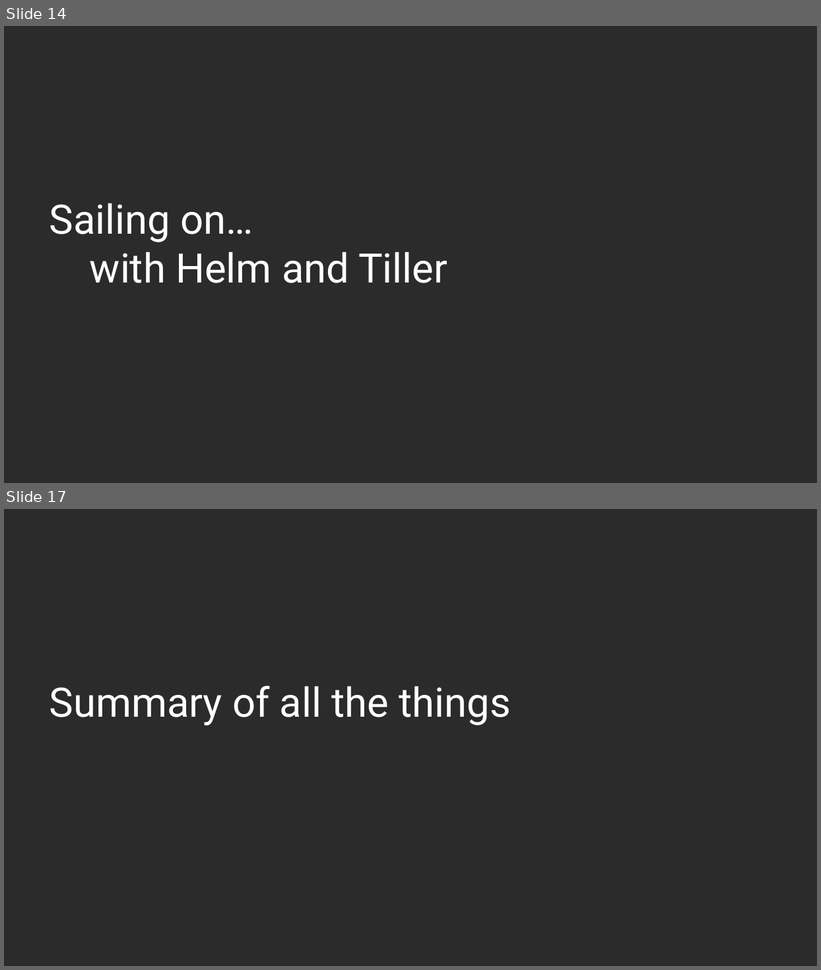
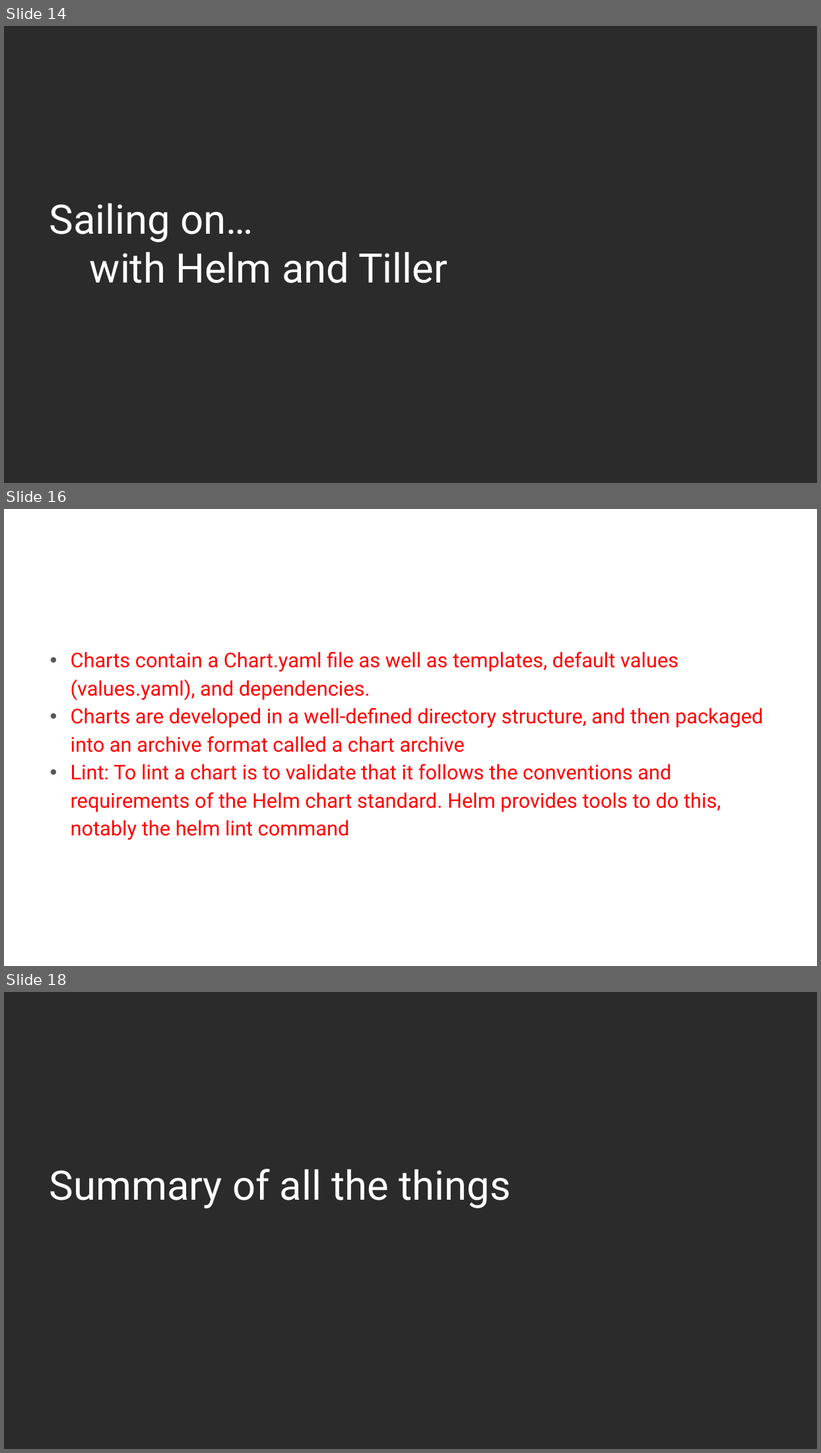
Before and after one commit to AutomatedIT/presentations, a slide deck: KubernetesMinikubeHelm_1.pptx. Shown one above the other, each under a label of ours: slides 14 and 17 before the commit, slides 14, 16 and 18 after it; the slides between them are not shown. The pictures are 821x970 and 821x1453 pixels, drawn with LibreOffice and Linux fonts; fonts in the diff are those of the drawing; background and template pictures are left out; a plain dark background stands for a picture behind light text. Boxes give left, top, right and bottom in pixels: in the first picture for what was removed or moved away, otherwise in the second. Text is boxed around its words. In the diff, an @@ line names an element or a change of style, - is before the commit and + after.

```diff
--- a/KubernetesMinikubeHelm_1.pptx
+++ b/KubernetesMinikubeHelm_1.pptx
@@ slide 16 added at (4, 509, 817, 966), background picture (left out) @@
@@ title added at (32, 535, 789, 586), 25 pt, text #FFFFFF @@
+Helm Charts
@@ text added at (71, 652, 763, 840), 18 pt, text #FF0000 @@
+• Charts contain a Chart.yaml file as well as templates, default values (values.yaml), and dependencies.
+• Charts are developed in a well-defined directory structure, and then packaged into an archive format called a chart archive
+• Lint: To lint a chart is to validate that it follows the conventions and requirements of the Helm chart standard. Helm provides tools to do this, notably the helm lint command
@@ what was slide 17 is now slide 18 @@
```
Also in this commit, not shown: 8 slides changed, 4 other slides added, 4 slides removed, 3 other files.
